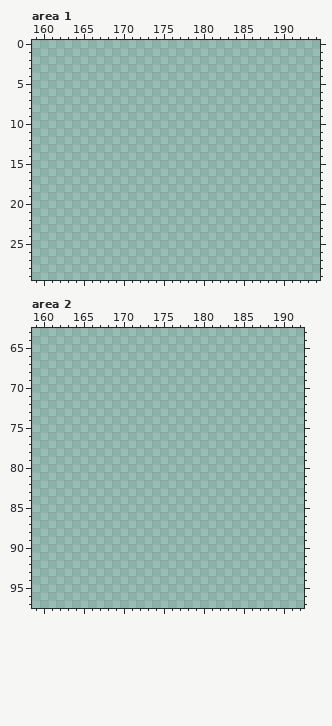
Two versions of one pixel-art file, Art/background test.ase. Above, as it was before the edit.
256x256 pixels, 1 frame. Colours within 5 levels of each other are drawn and written as one. Shown: area 1: x 159..194, y 0..29; area 2: x 159..192, y 63..97. The commit also changed other parts of the picture, which this record leaves out.
New version:
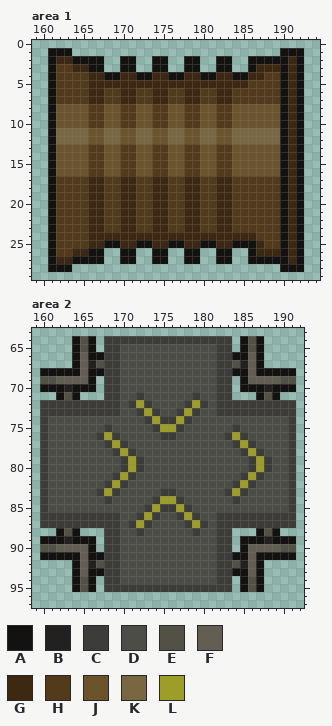
Palette (. is transparent): A #131211  B #23211f  C #3d3c38  D #4d4d48  E #535046  F #625f52  G #3e2811  H #523a1a  J #6b542b  K #786741  L #9d9e27
The edit:
Changed rows in their new state; - is an unchanged pixel.
Area 1, layer "Layer 1":
first column x 161:
 1 AAA--------------------------AAA
 2 AGGAAAA--AA--AA--AA--AA--AAAAAGA
 3 AHHGGAA--AA--AA--AA--AA--AGGGAGA
 4 AHHHHGGAAGGAAGGAAGGAAGGAAGGHHAGA
 5 AHHHHGGGGGGGGGGGGGGGGGGGGHHHHAGA
 6 AHHHHGGHHGGHHGGHHGGHHGGHHHHHHAGA
 7 AHHHHGGHHGGHHGGHHGGHHGGHHHHHHAGA
 8 AJJJJHHJJHHJJHHJJHHJJHHJJJJJJAGA
 9 AJJJJHHJJHHJJHHJJHHJJHHJJJJJJAGA
10 AJJJJHHJJHHJJHHJJHHJJHHJJJJJJAGA
11 AKKKKJJKKJJKKJJKKJJKKJJKKKKKKAGA
12 AKKKKJJKKJJKKJJKKJJKKJJKKKKKKAGA
13 AJJJJHHJJHHJJHHJJHHJJHHJJJJJJAGA
14 AJJJJHHJJHHJJHHJJHHJJHHJJJJJJAGA
15 AJJJJHHJJHHJJHHJJHHJJHHJJJJJJAGA
16 AJJJJHHJJHHJJHHJJHHJJHHJJJJJJAGA
17 AHHHHGGHHGGHHGGHHGGHHGGHHHHHHAGA
18 AHHHHGGHHGGHHGGHHGGHHGGHHHHHHAGA
19 AHHHHGGHHGGHHGGHHGGHHGGHHHHHHAGA
20 AHHHHGGHHGGHHGGHHGGHHGGHHHHHHAGA
21 AHHHHGGHHGGHHGGHHGGHHGGHHHHHHAGA
22 AHHHHGGHHGGHHGGHHGGHHGGHHHHHHAGA
23 AHHHHGGHHGGHHGGHHGGHHGGHHHHHHAGA
24 AHHHHGGGGGGGGGGGGGGGGGGGGGHHHAGA
25 AHHHHGGAAGGAAGGAAGGAAGGAAAGHHAGA
26 AHHGGAA--AA--AA--AA--AA--AGGGAGA
27 AGGAAAA--AA--AA--AA--AA--AAAAAGA
28 AAA--------------------------AAA
Area 2, layer "Layer 1":
first column x 160:
64 ----AEA-CCCCCCCCCCCCCCCC-AEA----
65 ----AEA-CCDDDDDDDDDDDDCC-AEA----
66 ----AFAACCDDDDDDDDDDDDCCAAFA----
67 ----AFBECCDDDDDDDDDDDDCCEBFA----
68 AAAAAFAACCDDDDDDDDDDDDCCAAFAAAAA
69 EEFFFFA-CCDDDDDDDDDDDDCC-AFFFFEE
70 AAABAAA-CCDDDDDDDDDDDDCC-AAABAAA
71 --AEA---CCDDCDDDDDDCDDCC---AEA--
72 CCCCCCCCCCDCLCDDDDCLCDCCCCCCCCCC
73 CCCCCCCCCCDDCLCDDCLCDDCCCCCCCCCC
74 CDDDDDDDDDDDDCLCCLCDDDDDDDDDDDDC
75 CDDDDDDDCDDDDDCLLCDDDDDDCDDDDDDC
76 CDDDDDDCLCDDDDDCCDDDDDDCLCDDDDDC
77 CDDDDDDDCLCDDDDDDDDDDDDDCLCDDDDC
78 CDDDDDDDDCLCDDDDDDDDDDDDDCLCDDDC
79 CDDDDDDDDDCLCDDDDDDDDDDDDDCLCDDC
80 CDDDDDDDDDCLCDDDDDDDDDDDDDCLCDDC
81 CDDDDDDDDCLCDDDDDDDDDDDDDCLCDDDC
82 CDDDDDDDCLCDDDDDDDDDDDDDCLCDDDDC
83 CDDDDDDCLCDDDDDCCDDDDDDCLCDDDDDC
84 CDDDDDDDCDDDDDCLLCDDDDDDCDDDDDDC
85 CDDDDDDDDDDDDCLCCLCDDDDDDDDDDDDC
86 CCCCCCCCCCDDCLCDDCLCDDCCCCCCCCCC
87 CCCCCCCCCCDCLCDDDDCLCDCCCCCCCCCC
88 --AEA---CCDDCDDDDDDCDDCC---AEA--
89 AAABAAA-CCDDDDDDDDDDDDCC-AAABAAA
90 EEFFFFA-CCDDDDDDDDDDDDCC-AFFFFEE
91 AAAAAFAACCDDDDDDDDDDDDCCAAFAAAAA
92 ----AFBECCDDDDDDDDDDDDCCEBFA----
93 ----AFAACCDDDDDDDDDDDDCCAAFA----
94 ----AEA-CCDDDDDDDDDDDDCC-AEA----
95 ----AEA-CCCCCCCCCCCCCCCC-AEA----
Pixel boxes of the changes (left, top, right, bottom) in both pictures:
added: (48, 48, 304, 272)
added: (40, 336, 296, 592)
